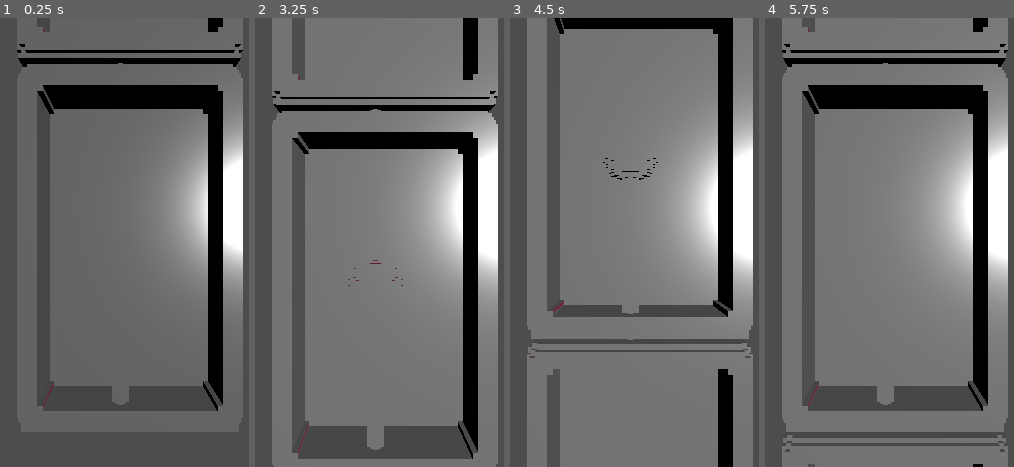
Above: before the commit, frames 1-4 (left to right).
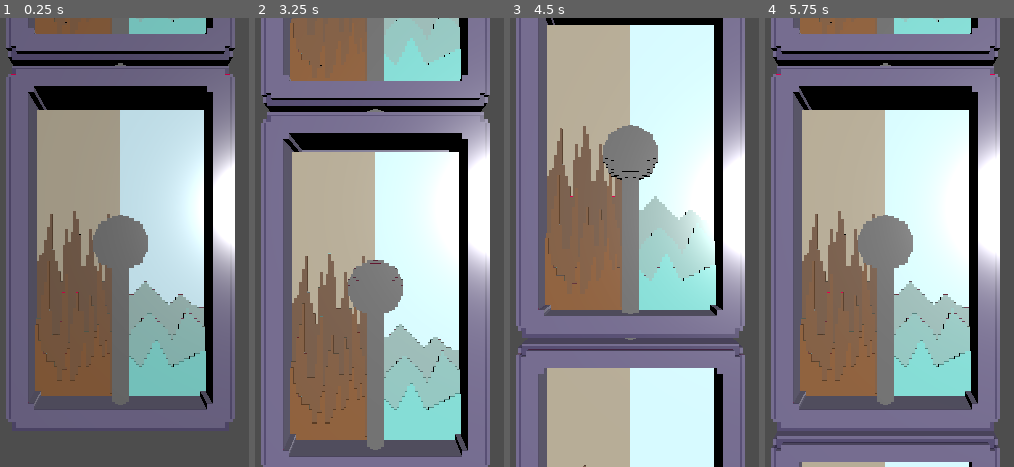
Above: after the commit, the same moments.

Repository: tudormacovei/totem_game_jam_2026
Game: Godot game, scene res://scenes/main_scene.tscn
The game is run twice, just before and just after one commit, with the same random seed, the same clock (stepped at 60 frames per second) and the same inputs.
Inputs (mouse positions are in pixels of both pictures, inside the frame that each line leads up to):
- Up to frame 1 (0.25 s): no input
- Up to frame 2 (3.25 s): tap Enter at 0.5, 2 s; move the mouse to (outside the picture) at 0.52 s; click (outside the picture) at 0.67 s; tap Space at 1.25, 2.75 s; move the mouse to (outside the picture) at 1.27 s; click (outside the picture) at 1.42 s; move the mouse to (454, 143) at 2.02 s; click (454, 143) at 2.17 s; move the mouse to (334, 332) at 2.77 s; click (334, 332) at 2.92 s
- Up to frame 3 (4.5 s): move the mouse to (outside the picture) at 3.52 s; click (outside the picture) at 3.67 s; move the mouse to (outside the picture) at 4.27 s; click (outside the picture) at 4.42 s
- Up to frame 4 (5.75 s): move the mouse to (924, 242) at 5.02 s; click (924, 242) at 5.17 s

The runs differ from the first frame. In frame 1, 67% of the frame differs, in the area x 2-98%, y 0-92%; in frame 2, 79%; in frame 3, 83%, in the area x 2-98%, y 0-100%; in frame 4, 79%.

Commit message:
Add new box and lever meshes

Diff:
--- a/new-game-project/scenes/lever_score.tscn
+++ b/new-game-project/scenes/lever_score.tscn
@@ -1,26 +1,28 @@
 [gd_scene format=3 uid="uid://pbk0dioww4la"]
 
-[ext_resource type="PackedScene" uid="uid://bc1e88ae0byim" path="res://meshes/box.glb" id="1_7eprb"]
 [ext_resource type="Script" uid="uid://r2uqux5r88vc" path="res://scripts/lever.gd" id="1_fg3l8"]
-[ext_resource type="PackedScene" uid="uid://c7jravxaswdm7" path="res://meshes/lever.glb" id="2_i4stu"]
+[ext_resource type="PackedScene" uid="uid://doa03xmdh6s0v" path="res://meshes/phone/phone_box.glb" id="1_onoev"]
+[ext_resource type="PackedScene" uid="uid://bv6jst0os1hio" path="res://meshes/scene_penguin/scene_penguinInArticOrInDesert.glb" id="2_opv0m"]
+[ext_resource type="PackedScene" uid="uid://qb88boj5jjb6" path="res://meshes/lever/lever.glb" id="4_1pxa3"]
 
 [sub_resource type="BoxShape3D" id="BoxShape3D_7eprb"]
 size = Vector3(2.085, 7.8319507, 1)
 
 [node name="LeverScore" type="Node3D" unique_id=1795852748]
 
-[node name="box" parent="." unique_id=1294901784 instance=ExtResource("1_7eprb")]
-transform = Transform3D(1, 0, 0, 0, 1, 0, 0, 0, 1, 0.32847685, 0, 0.101555705)
+[node name="phone_box" parent="." unique_id=1580715568 instance=ExtResource("1_onoev")]
+
+[node name="scene_penguinInArticOrInDesert" parent="phone_box" unique_id=1633355025 instance=ExtResource("2_opv0m")]
 
 [node name="LeverArea3D" type="Area3D" parent="." unique_id=1641671795]
-transform = Transform3D(-1, 0, -8.742278e-08, 0, 1, 0, 8.742278e-08, 0, -1, 0, -0.13250852, 0.64178145)
+transform = Transform3D(-1, 0, 8.742278e-08, 0, 1, 0, -8.742278e-08, 0, -1, 0, -0.13250852, 0.64178145)
 script = ExtResource("1_fg3l8")
 
 [node name="CollisionShape3D" type="CollisionShape3D" parent="LeverArea3D" unique_id=207235068]
 transform = Transform3D(1, -1.6950067e-07, 0, 1.6950067e-07, 1, 0, 0, 0, 1, -3.2782555e-07, 4.468712, 0)
 shape = SubResource("BoxShape3D_7eprb")
 
-[node name="LeverMesh" parent="LeverArea3D" unique_id=1468824399 instance=ExtResource("2_i4stu")]
+[node name="LeverMesh" parent="LeverArea3D" unique_id=369620874 instance=ExtResource("4_1pxa3")]
 
 [node name="DirectionalLight3D" type="DirectionalLight3D" parent="." unique_id=1495102376]
 transform = Transform3D(0.8800545, -0.3320278, 0.33950222, 0.3205429, 0.94283617, 0.09117046, -0.35036606, 0.028590083, 0.9361763, -6.4903946, 10.93663, 9.024452)
--- a/new-game-project/scenes/preview_lever_score.tscn
+++ b/new-game-project/scenes/preview_lever_score.tscn
@@ -1,8 +1,9 @@
 [gd_scene format=3 uid="uid://bfub5clf01itk"]
 
-[ext_resource type="PackedScene" uid="uid://bc1e88ae0byim" path="res://meshes/box.glb" id="1_pkcbp"]
+[ext_resource type="PackedScene" uid="uid://doa03xmdh6s0v" path="res://meshes/phone/phone_box.glb" id="1_pkcbp"]
+[ext_resource type="PackedScene" uid="uid://bv6jst0os1hio" path="res://meshes/scene_penguin/scene_penguinInArticOrInDesert.glb" id="2_gtflm"]
 [ext_resource type="Script" uid="uid://r2uqux5r88vc" path="res://scripts/lever.gd" id="2_ls8h4"]
-[ext_resource type="PackedScene" uid="uid://c7jravxaswdm7" path="res://meshes/lever.glb" id="3_gtflm"]
+[ext_resource type="PackedScene" uid="uid://qb88boj5jjb6" path="res://meshes/lever/lever.glb" id="4_ls8h4"]
 
 [sub_resource type="BoxShape3D" id="BoxShape3D_7eprb"]
 size = Vector3(2.085, 7.8319507, 1)
@@ -13,8 +14,9 @@
 transform = Transform3D(1, 0, 0, 0, 1, 0, 0, 0, 1, 0, 6.762703, 10.930347)
 current = true
 
-[node name="box" parent="." unique_id=1294901784 instance=ExtResource("1_pkcbp")]
-transform = Transform3D(1, 0, 0, 0, 1, 0, 0, 0, 1, 0.32847685, 0, 0.101555705)
+[node name="phone_box" parent="." unique_id=1580715568 instance=ExtResource("1_pkcbp")]
+
+[node name="scene_penguinInArticOrInDesert" parent="phone_box" unique_id=1633355025 instance=ExtResource("2_gtflm")]
 
 [node name="LeverArea3D" type="Area3D" parent="." unique_id=1641671795]
 transform = Transform3D(-1, 0, 8.742278e-08, 0, 1, 0, -8.742278e-08, 0, -1, 0, -0.13250852, 0.64178145)
@@ -24,7 +26,7 @@
 transform = Transform3D(1, -1.6950067e-07, 0, 1.6950067e-07, 1, 0, 0, 0, 1, -3.2782555e-07, 4.468712, 0)
 shape = SubResource("BoxShape3D_7eprb")
 
-[node name="LeverMesh" parent="LeverArea3D" unique_id=1468824399 instance=ExtResource("3_gtflm")]
+[node name="LeverMesh" parent="LeverArea3D" unique_id=369620874 instance=ExtResource("4_ls8h4")]
 
 [node name="DirectionalLight3D" type="DirectionalLight3D" parent="." unique_id=1495102376]
 transform = Transform3D(0.8800545, -0.3320278, 0.33950222, 0.3205429, 0.94283617, 0.09117046, -0.35036606, 0.028590083, 0.9361763, -6.4903946, 10.93663, 9.024452)
Binary file removed: new-game-project/meshes/box.glb
Binary file removed: new-game-project/meshes/box_box_21_Color.png
Binary file removed: new-game-project/meshes/box_box_21_Metallic-box_21_Roughness.png
Renamed: new-game-project/meshes/lever.glb -> new-game-project/meshes/lever/lever.glb
Not shown, added: new-game-project/meshes/lever/lever.glb.import
Renamed: new-game-project/meshes/lever_box_22_Color.png -> new-game-project/meshes/lever/lever_box_22_Color.png
Not shown, changed: new-game-project/meshes/lever/lever_box_22_Color.png.import
Renamed: new-game-project/meshes/lever_box_22_Metallic-box_22_Roughness.png -> new-game-project/meshes/lever/lever_box_22_Metallic-box_22_Roughness.png
Not shown, changed: new-game-project/meshes/lever/lever_box_22_Metallic-box_22_Roughness.png.import
Binary file added: new-game-project/meshes/phone/phone_box.glb
Not shown, changed: new-game-project/meshes/phone/phone_box.glb.import
Binary file added: new-game-project/meshes/phone/phone_box_phone_box_9Set_Color.png
(and 9 more such lines)
